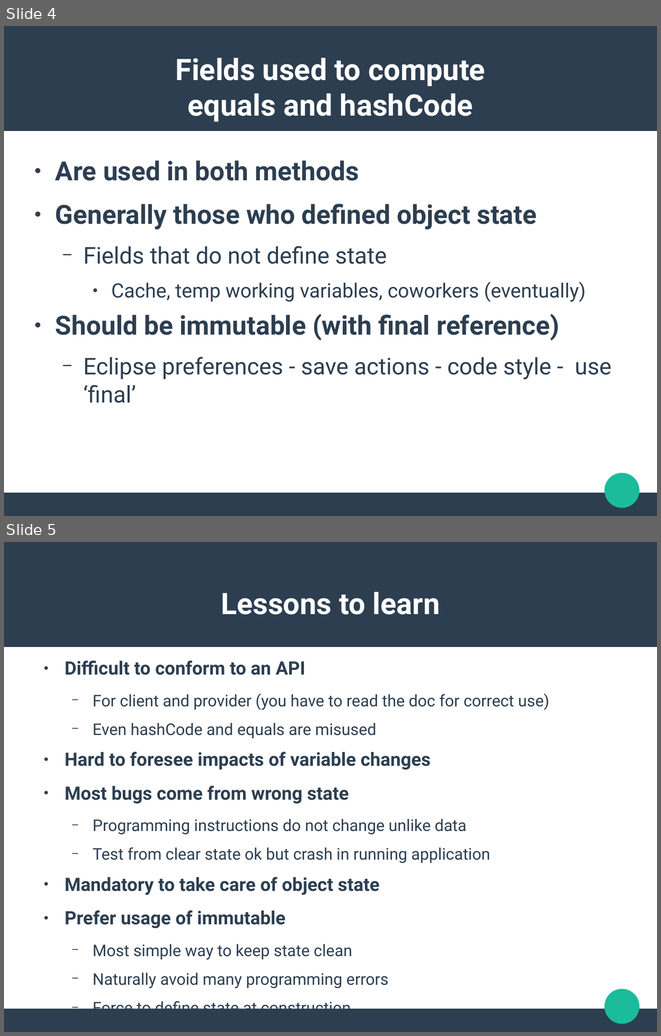
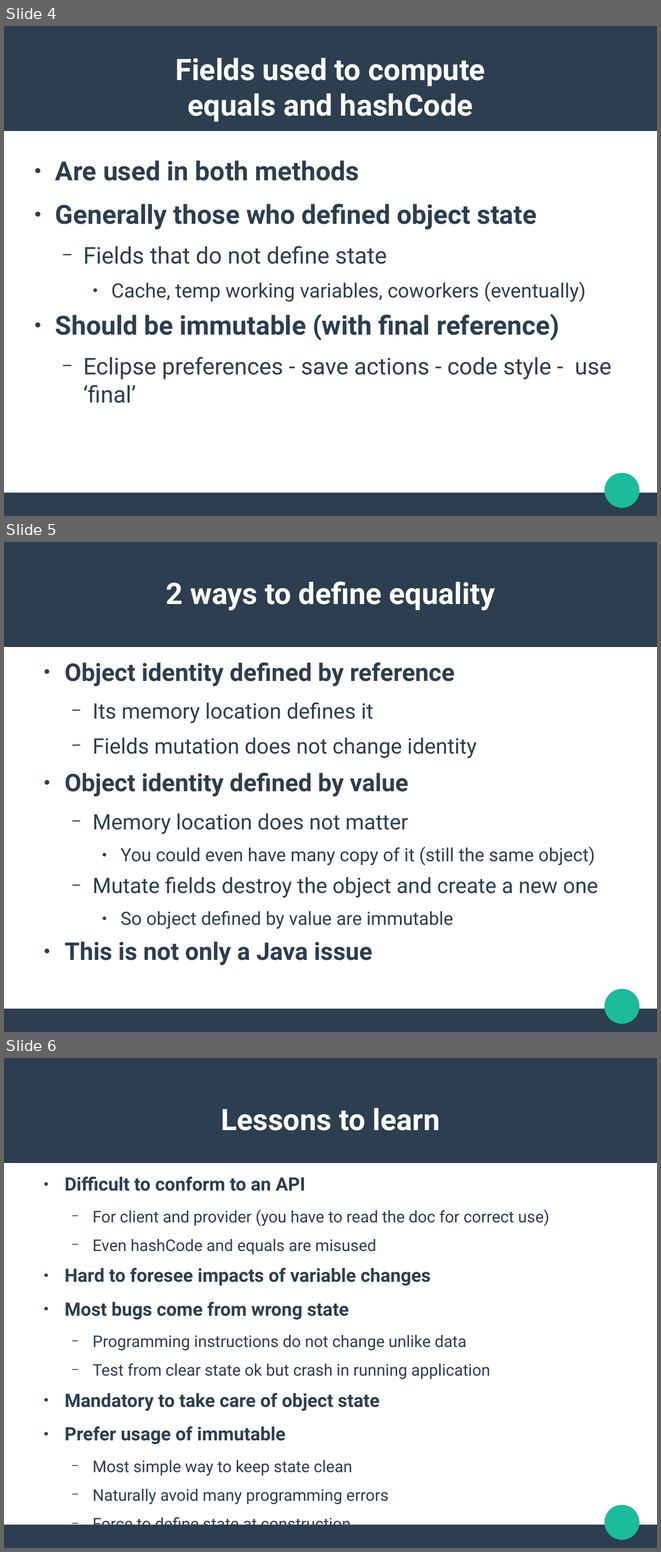
Before and after one commit to jldelarbre/lectureNotes, a slide deck: Slides/lesson1/ProgrammingErrors.odp. Shown one above the other, each under a label of ours: slides 4 and 5 before the commit, slides 4, 5 and 6 after it. The pictures are 661x1036 and 661x1552 pixels, drawn with LibreOffice and Linux fonts; fonts in the diff are those of the drawing. Boxes give left, top, right and bottom in pixels: in the first picture for what was removed or moved away, otherwise in the second. Text is boxed around its words. In the diff, an @@ line names an element or a change of style, - is before the commit and + after.

```diff
--- a/Slides/lesson1/ProgrammingErrors.odp
+++ b/Slides/lesson1/ProgrammingErrors.odp
@@ slide 5 added at [4,542,657,1032], background #FFFFFF; not listed: 3 template elements that a slide beside it also shows @@
@@ title added at [166,581,495,610], 36 pt, text #FFFFFF, bold @@
+2 ways to define equality
@@ text added at [64,662,595,965], 25.9 pt, text #2C3E50 @@
+● Object identity defined by reference
+  − Its memory location defines it
+  − Fields mutation does not change identity
+● Object identity defined by value
+  − Memory location does not matter
+    ● You could even have many copy of it (still the same object)
+  − Mutate fields destroy the object and create a new one
+    ● So object defined by value are immutable
+● This is not only a Java issue
@@ what was slide 5 is now slide 6 @@
```
Also in this commit, not shown: 1 other file.
